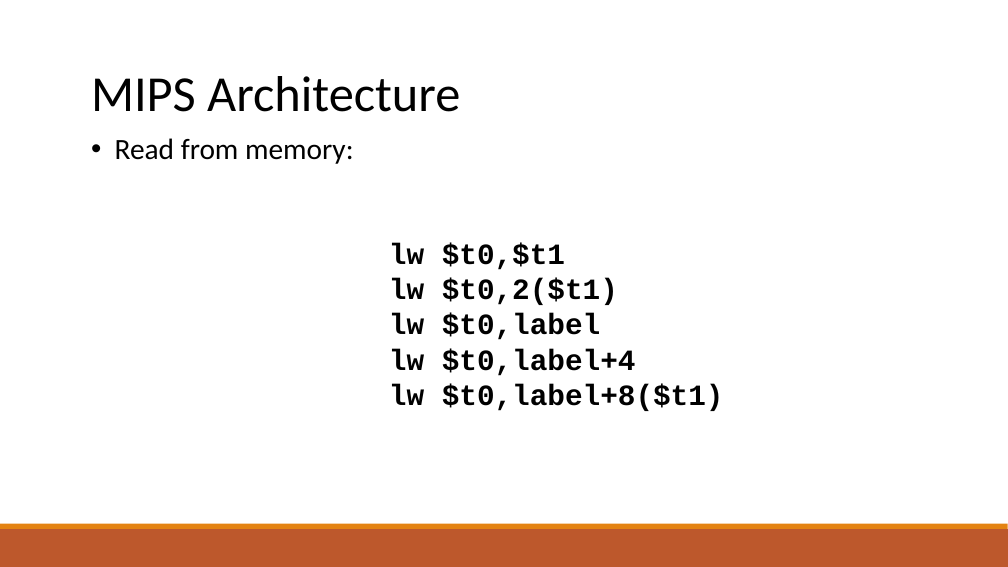
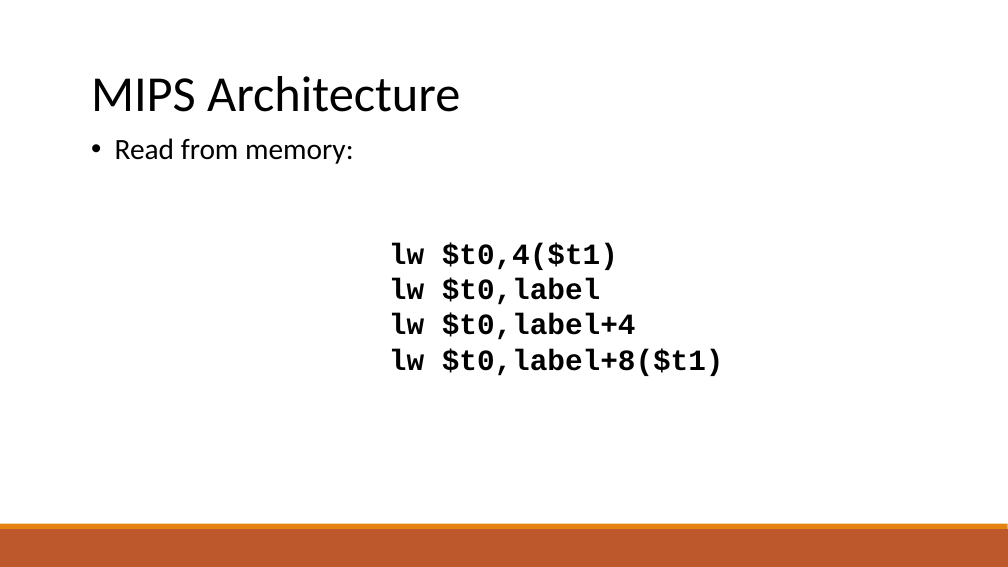
Before and after one commit to raghadzeidan/COMPILATION_TAU_FOR_STUDENTS, a slide deck: slide 4 of new_slides/codegen.pptx. Drawn at 1008x567 pixels with LibreOffice and Linux fonts; fonts in the diff are those of the drawing. Boxes give left, top, right and bottom in pixels: in the first picture for what was removed or moved away, otherwise in the second. Text is boxed around its words. In the diff, an @@ line names an element or a change of style, - is before the commit and + after.

```diff
--- a/new_slides/codegen.pptx
+++ b/new_slides/codegen.pptx
@@ text at bbox=[389, 243, 618, 270]: text changed @@
-lw $t0,$t1
-lw $t0,2($t1)
+lw $t0,4($t1)
```
Also in this commit, not shown: 8 other slides changed, 3 slides added, 1 slide removed, 3 other files.
